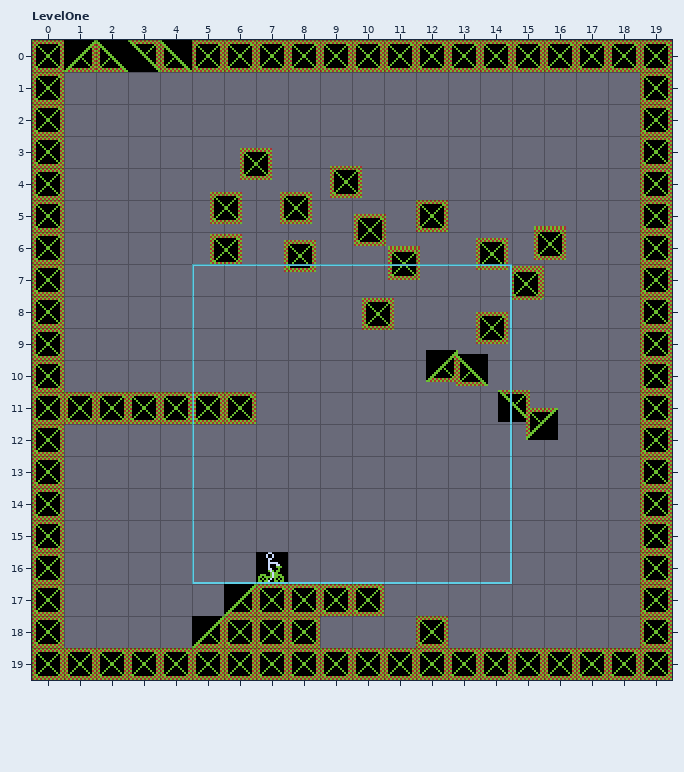
LDtk project, stored at maps/maps.ldtk. The picture above was drawn from the file before the commit.
Cells are 16x16 px. Shown: LevelOne x 0..19, y 0..19.
After the commit:
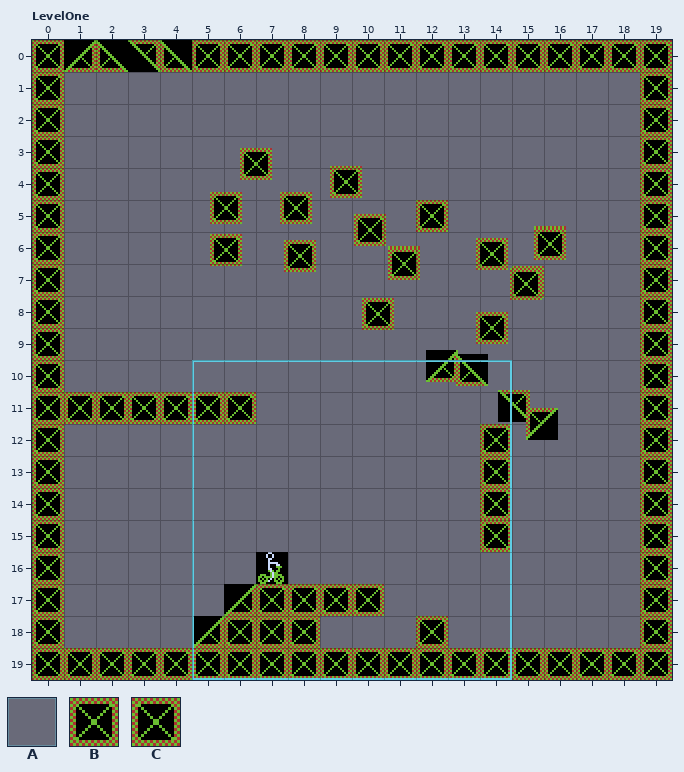
Key: from "Camera": A 0; from "Tileset2": B 0, C 0 flipped left-right.
_ is an empty cell.
Change:
Layer "Tiles":
Tile B is added in rows 12 to 14 at x 14.
Tile C is added in row 15 at x 14.
Layer "Camera":
Tile A is added in row 10 at x 5.
The edit erases tile A in row 7 at x 5.
